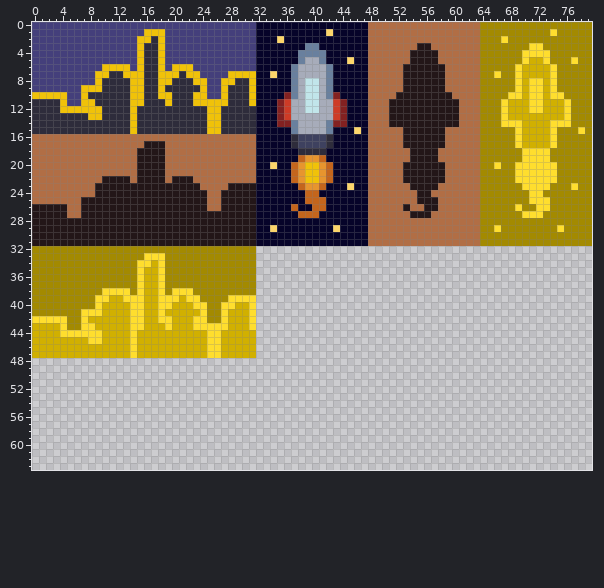
Two states of a pixel-art file, Project Games/Project Mini Farm Simulator/Aseprite/Collectables/Collectables.aseprite. The picture above was drawn from the file before the commit.
80x64 pixels, 1 frame.
And afterwards:
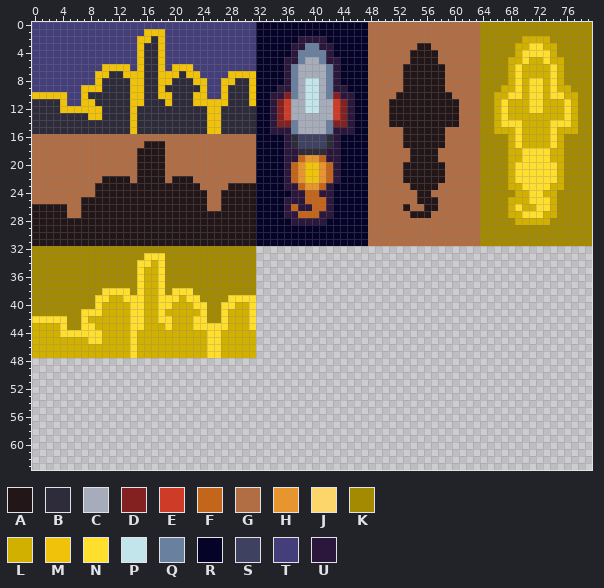
Palette (. is transparent): A #231618  B #2e2c3b  C #a7acba  D #832121  E #ce3b26  F #c4651c  G #b16e45  H #e7952e  J #fcd56b  K #a38a00  L #d1b000  M #f0c209  N #ffde2e  P #c1e5ea  Q #69809e  R #060329  S #3e415f  T #443f7b  U #2a173b
What changed:
Layers "normal", "gold":
y 1: x 42 J -> R; x 74 N -> K
y 2: x 35 J -> R; x 38..41 RRRR -> UUUU; x 67 N -> K; x 70..73 KKKK -> LLLL
y 3: x 37..38 RR -> UU; x 41..42 RR -> UU; x 69..70 KK -> LL; x 73..74 KK -> LL
y 4: x 37 R -> U; x 42 R -> U; x 69 K -> L; x 74 K -> L
y 5: x 36..37 RR -> UU; x 42..43 RR -> UU; x 45 J -> R; x 68..69 KK -> LL; x 74..75 KK -> LL; x 77 N -> K
y 6: x 36 R -> U; x 43 R -> U; x 68 K -> L; x 75 K -> L
y 7: x 34 J -> R; x 36 R -> U; x 43 R -> U; x 66 N -> K; x 68 K -> L; x 75 K -> L
y 8: x 36 R -> U; x 43 R -> U; x 68 K -> L; x 75 K -> L
y 9: x 35..36 RR -> UU; x 43..44 RR -> UU; x 67..68 KK -> LL; x 75..76 KK -> LL
y 10: x 34..35 RR -> UU; x 44..45 RR -> UU; x 66..67 KK -> LL; x 76..77 KK -> LL
y 11..14: x 34 R -> U; x 45 R -> U; x 66 K -> L; x 77 K -> L
y 15: x 34..36 RRR -> UUU; x 43..46 RRRJ -> UUUR; x 66..68 KKK -> LLL; x 75..78 KKKN -> LLLK
y 16..17: x 36 R -> U; x 43 R -> U; x 68 K -> L; x 75 K -> L
y 18..19: x 36..37 RR -> UU; x 42..43 RR -> UU; x 68..69 KK -> LL; x 74..75 KK -> LL
y 20: x 34 J -> R; x 36 R -> U; x 43 R -> U; x 66 N -> K; x 68 K -> L; x 75 K -> L
y 21..22: x 36 R -> U; x 43 R -> U; x 68 K -> L; x 75 K -> L
y 23: x 36..37 RR -> UU; x 42 R -> U; x 45 J -> R; x 68..69 KK -> LL; x 74..75 KK -> LL; x 77 N -> K
y 24: x 37..38 RR -> UU; x 41..42 RR -> UU; x 69..70 KK -> LL; x 73..74 KK -> LL
y 25: x 36..38 RRR -> UUU; x 42 R -> U; x 68..70 KKK -> LLL; x 74 K -> L
y 26: x 36 R -> U; x 38..39 RR -> UU; x 42 R -> U; x 68 K -> L; x 70..71 KK -> LL; x 74 K -> L
y 27: x 36..37 RR -> UU; x 41..42 RR -> UU; x 68..69 KK -> LL; x 73..74 KK -> LL
y 28: x 37..41 RRRRR -> UUUUU; x 69..73 KKKKK -> LLLLL
y 29: x 34 J -> R; x 43 J -> R; x 66 N -> K; x 75 N -> K
